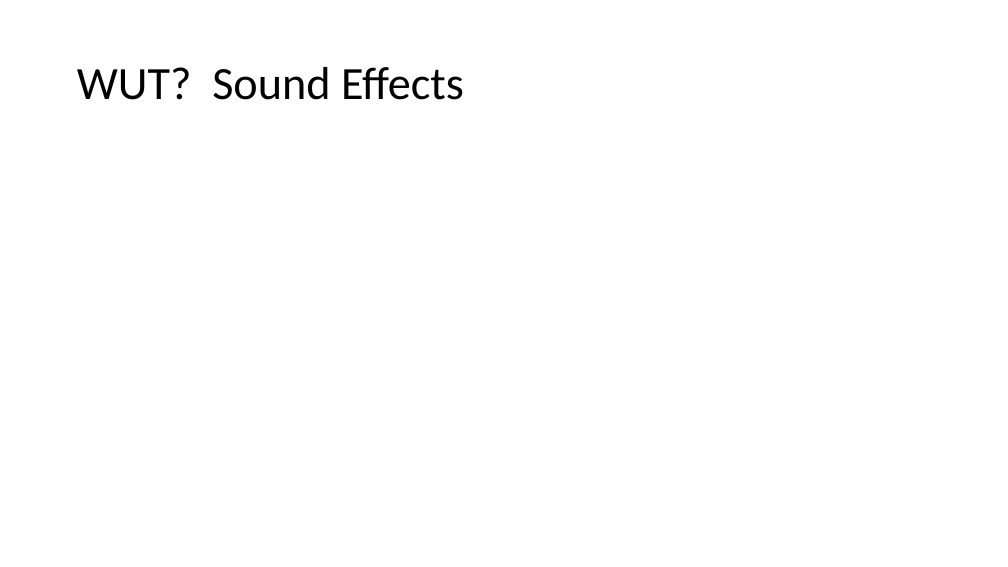
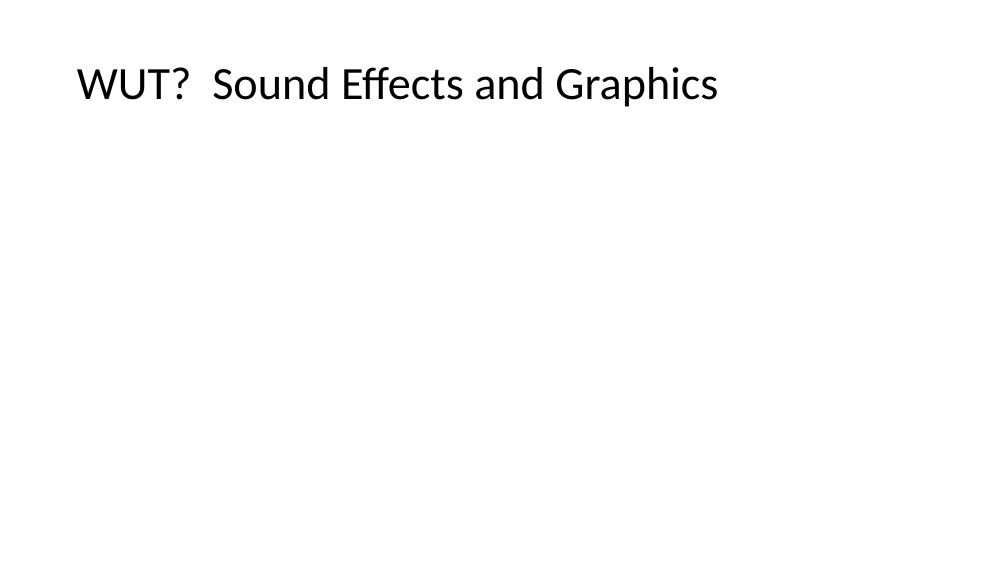
Before and after one commit to cwzero/Trivia, a slide deck: slide 7 of WUTDemo.pptx. Drawn at 1008x567 pixels with LibreOffice and Linux fonts; fonts in the diff are those of the drawing. Boxes give left, top, right and bottom in pixels: in the first picture for what was removed or moved away, otherwise in the second. Text is boxed around its words. In the diff, an @@ line names an element or a change of style, - is before the commit and + after.

```diff
--- a/WUTDemo.pptx
+++ b/WUTDemo.pptx
@@ title at (77,67,718,107): text changed @@
-WUT? Sound Effects
+WUT? Sound Effects and Graphics
```
Also in this commit, not shown: 1 other slide changed, 2 slides added, 2 slides removed.
